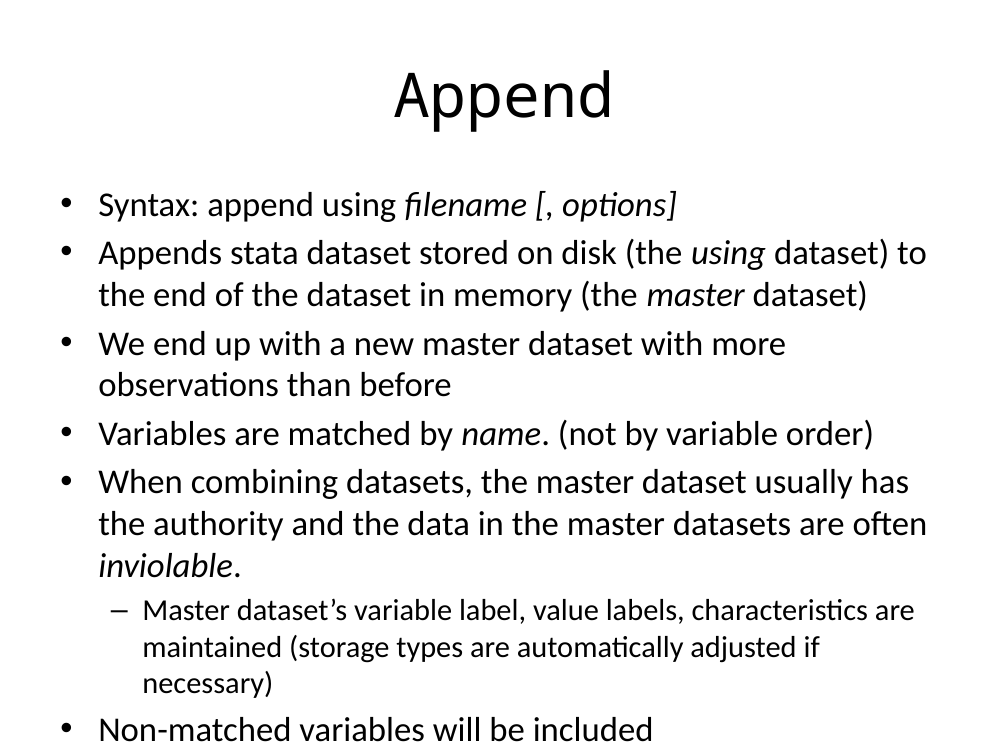
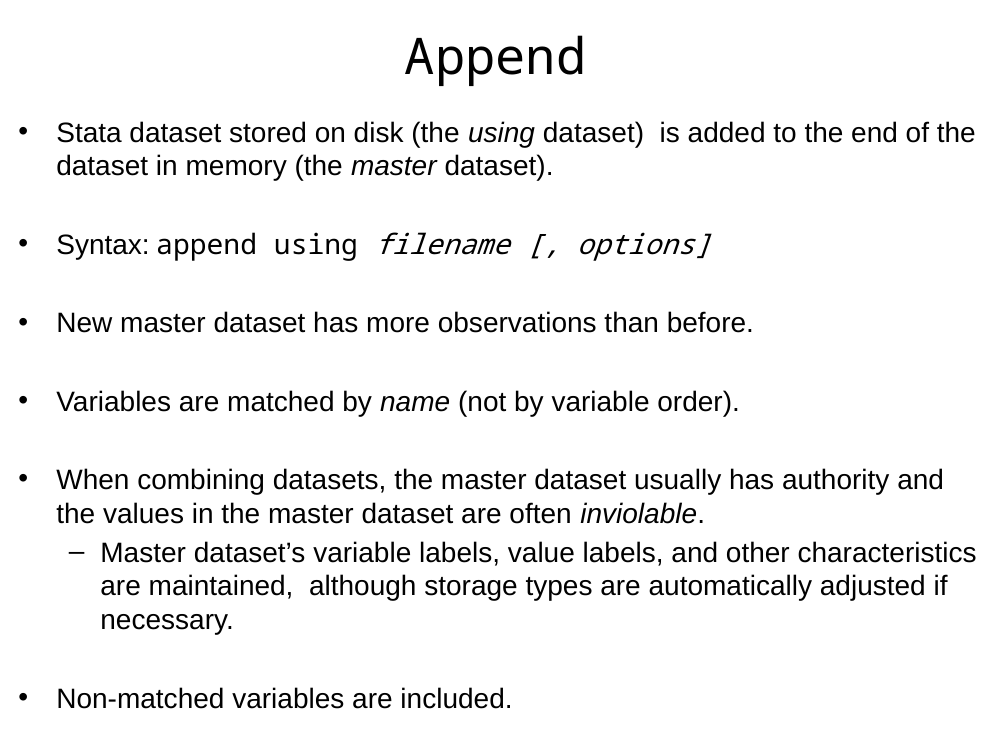
Before and after one commit to Chang-Y-Chung/dm, a slide deck: slide 14 of dm.pptx (slide 20 before the commit). Drawn at 1008x756 pixels with LibreOffice and Linux fonts; fonts in the diff are those of the drawing. Boxes give left, top, right and bottom in pixels: in the first picture for what was removed or moved away, otherwise in the second. Text is boxed around its words. In the diff, an @@ line names an element or a change of style, - is before the commit and + after.

```diff
--- a/dm.pptx
+++ b/dm.pptx
@@ title "Append": place and size @@
-title "Append" at [393,70,615,132]
+title "Append" at [405,35,586,86]
@@ title "Append" at [405,35,586,86]: size 44 to 36 pt @@
@@ text "Stata dataset stored on disk ...": place and size @@
-text "Stata dataset stored on disk ..." at [98,191,928,663]
+text "Stata dataset stored on disk ..." at [56,121,977,601]
@@ text at [56,121,976,181]: paragraph added @@
+• Stata dataset stored on disk (the using dataset) is added to the end of the dataset in memory (the master dataset).
@@ text at [56,232,712,261]: size 24.8 to 20 pt in "Syntax: append using filename [, options]"; font Calibri to Arial in "Syntax:"; font Calibri to Noto Sans Mono in "append using filename [, options]" @@
@@ text at [56,311,977,601]: text changed; size 24.8 to 20 pt; font Calibri to Arial @@
-• Appends stata dataset stored on disk (the using dataset) to the end of the dataset in memory (the master dataset)
-• We end up with a new master dataset with more observations than before
-• Variables are matched by name. (not by variable order)
-• When combining datasets, the master dataset usually has the authority and the data in the master datasets are often inviolable.
-  – Master dataset’s variable label, value labels, characteristics are maintained (storage types are automatically adjusted if necessary)
-• Non-matched variables will be included
+• New master dataset has more observations than before.
+• Variables are matched by name (not by variable order).
+• When combining datasets, the master dataset usually has authority and the values in the master dataset are often inviolable.
+  – Master dataset’s variable labels, value labels, and other characteristics are maintained, although storage types are automatically adjusted if necessary.
+• Non-matched variables are included.
```
Also in this commit, not shown: 22 other slides changed, 1 slide added, 9 slides removed.
